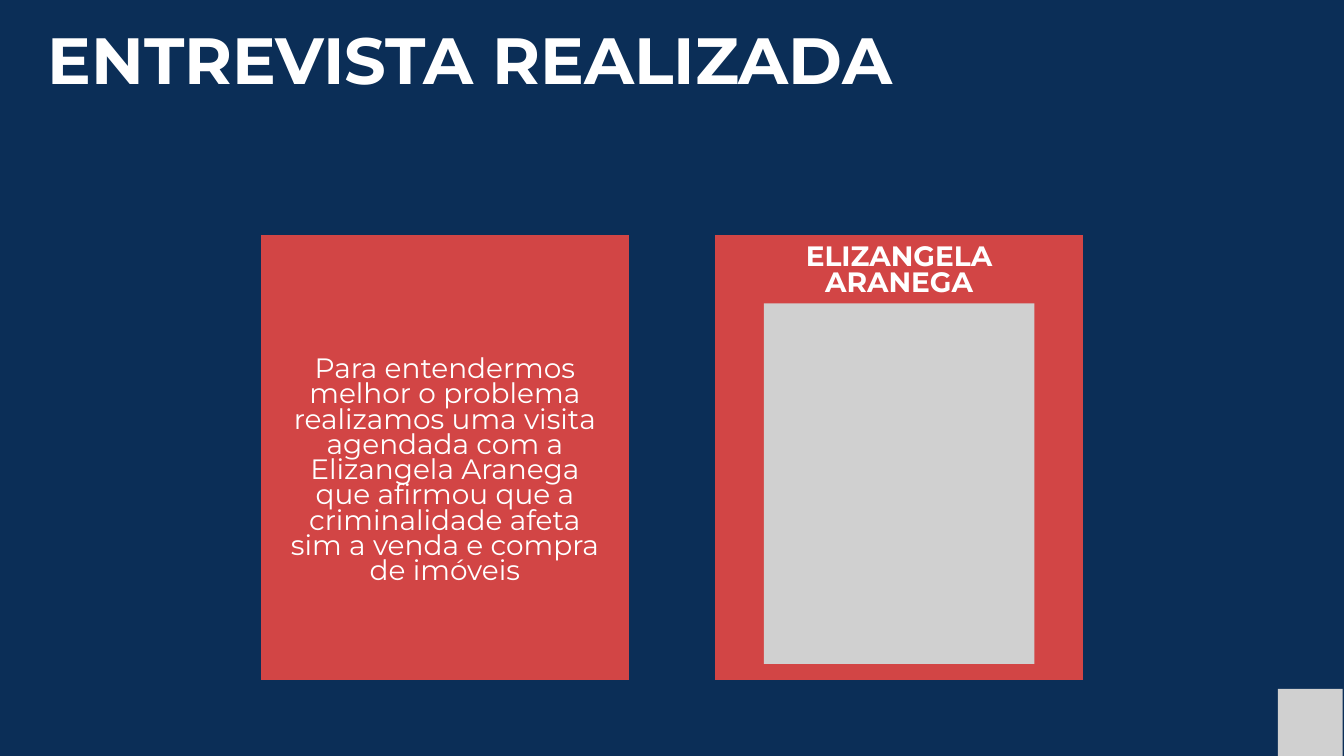
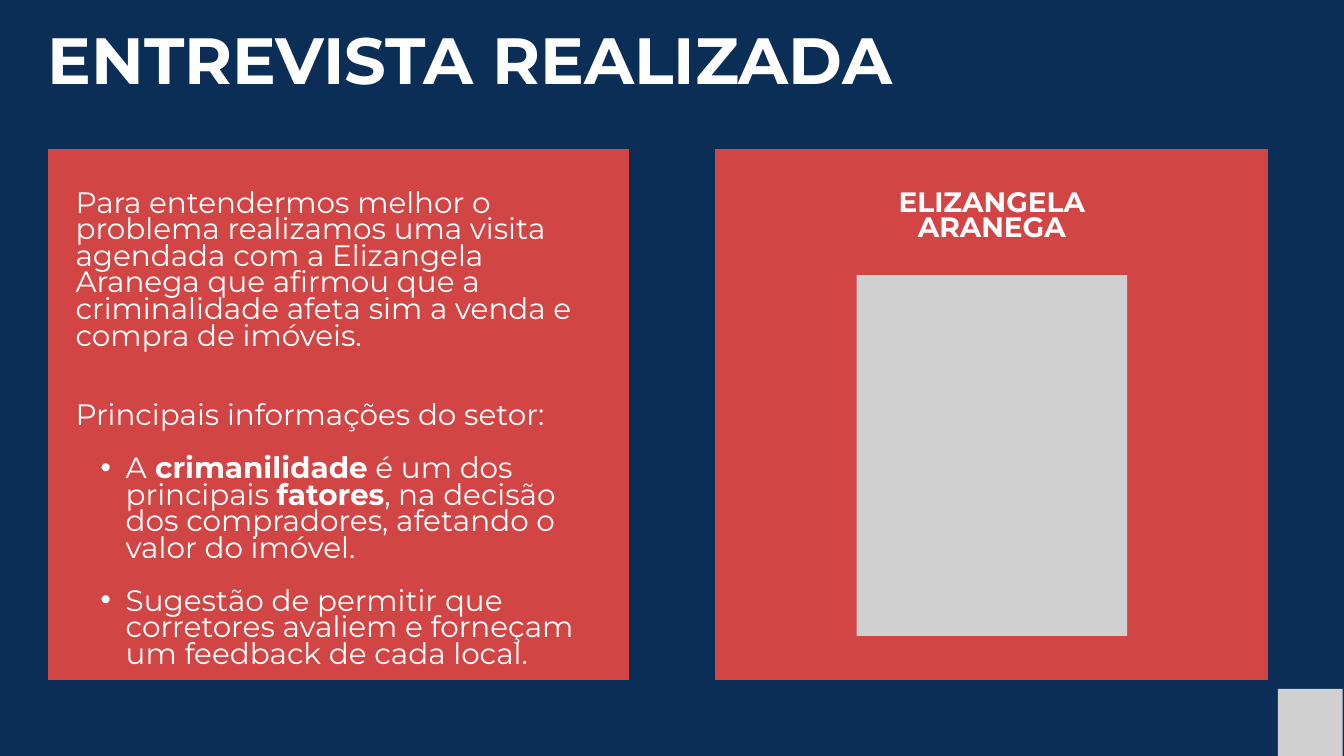
Before and after one commit to projeto-integrador-grupo-11/safety_intelligence_documentacao, a slide deck: slide 4 of Sprint 3/Slide de Apresentação/Slide de Apresentação - Safety Intelligence - Sprint 3.pptx. Drawn at 1344x756 pixels with LibreOffice and Linux fonts; fonts in the diff are those of the drawing; grey boxes stand for pictures. Boxes give left, top, right and bottom in pixels: in the first picture for what was removed or moved away, otherwise in the second. Text is boxed around its words. In the diff, an @@ line names an element or a change of style, - is before the commit and + after.

Commit message:
Slide de apresentação

```diff
--- a/Sprint 3/Slide de Apresentação/Slide de Apresentação - Safety Intelligence - Sprint 3.pptx
+++ b/Sprint 3/Slide de Apresentação/Slide de Apresentação - Safety Intelligence - Sprint 3.pptx
@@ freeform shape: place and size @@
-freeform shape at bbox=[261, 235, 629, 680]
+freeform shape at bbox=[48, 149, 629, 680]
@@ freeform shape: place and size @@
-freeform shape at bbox=[716, 235, 1083, 680]
+freeform shape at bbox=[716, 149, 1269, 680]
@@ text at bbox=[76, 191, 574, 664]: text changed; size 30 to 31.6 pt @@
-Para entendermos melhor o problema realizamos uma visita agendada com a Elizangela Aranega que afirmou que a criminalidade afeta sim a venda e compra de imóveis
+Para entendermos melhor o problema realizamos uma visita agendada com a Elizangela Aranega que afirmou que a criminalidade afeta sim a venda e compra de imóveis.
+Principais informações do setor:
+  • A crimanilidade é um dos principais fatores, na decisão dos compradores, afetando o valor do imóvel.
+  • Sugestão de permitir que corretores avaliem e forneçam um feedback de cada local.
@@ text "ELIZANGELA ARANEGA": place and size @@
-text "ELIZANGELA ARANEGA" at bbox=[806, 246, 993, 293]
+text "ELIZANGELA ARANEGA" at bbox=[899, 192, 1086, 238]
@@ picture: place and size @@
-picture at bbox=[764, 303, 1035, 664]
+picture at bbox=[857, 275, 1128, 636]
```
Also in this commit, not shown: 3 other slides changed, 1 other file.
